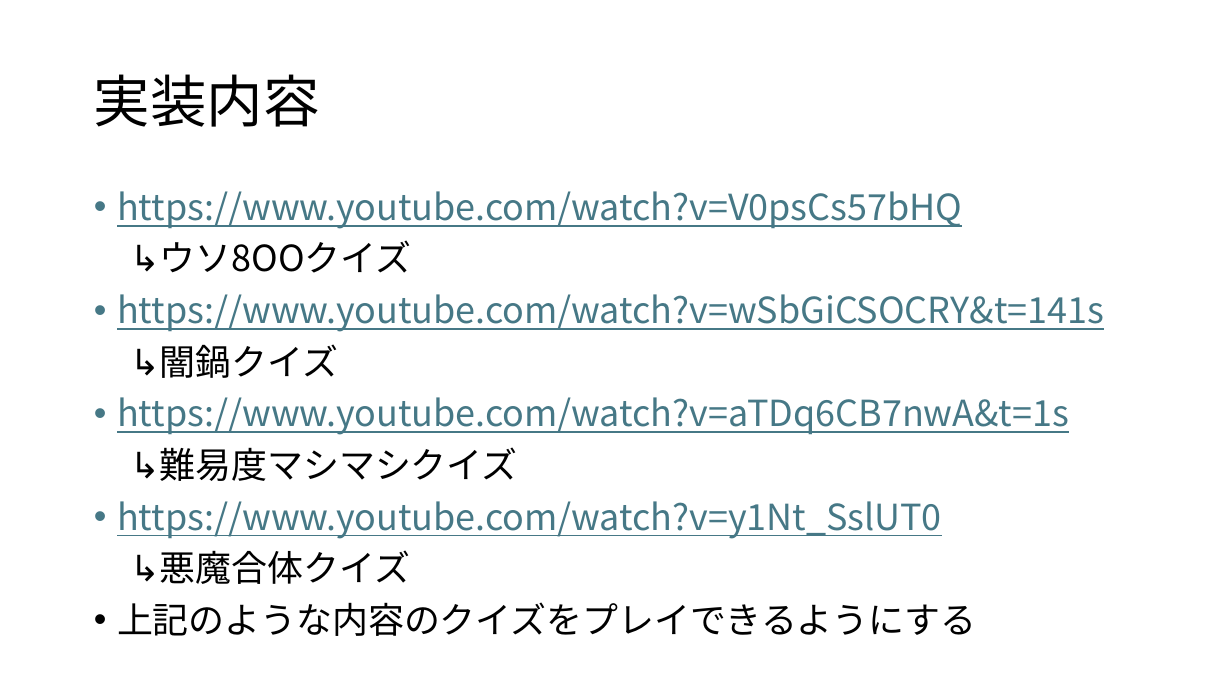
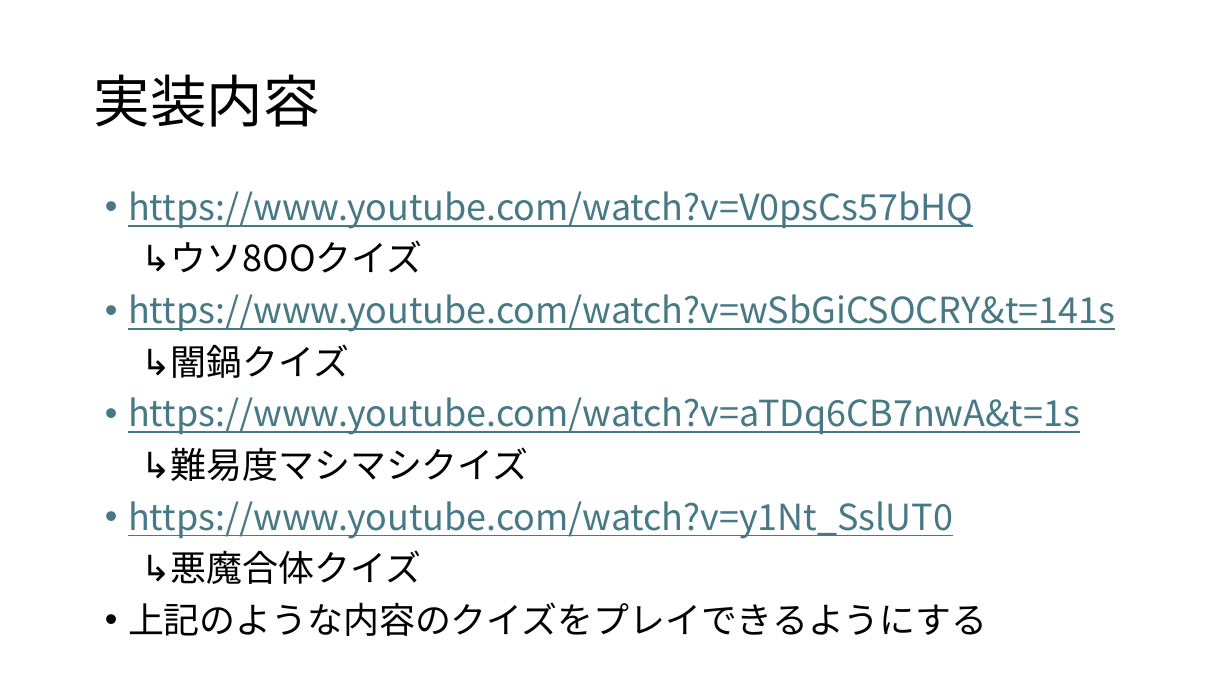
Before and after one commit to Maple-robin/flutter2025, a slide deck: slide 3 of flutter_仕様書.pptx. Drawn at 1232x693 pixels with LibreOffice and Linux fonts; fonts in the diff are those of the drawing. Boxes give left, top, right and bottom in pixels: in the first picture for what was removed or moved away, otherwise in the second. Text is boxed around its words. In the diff, an @@ line names an element or a change of style, - is before the commit and + after.

```diff
--- a/flutter_仕様書.pptx
+++ b/flutter_仕様書.pptx
@@ text "https://www.youtube.com/watch?v=V0psCs57bHQ" moved from (x1=117, y1=191, x2=1104, y2=636) to (x1=128, y1=191, x2=1115, y2=636) @@
```
Also in this commit, not shown: 1 slide added, 1 other file.
